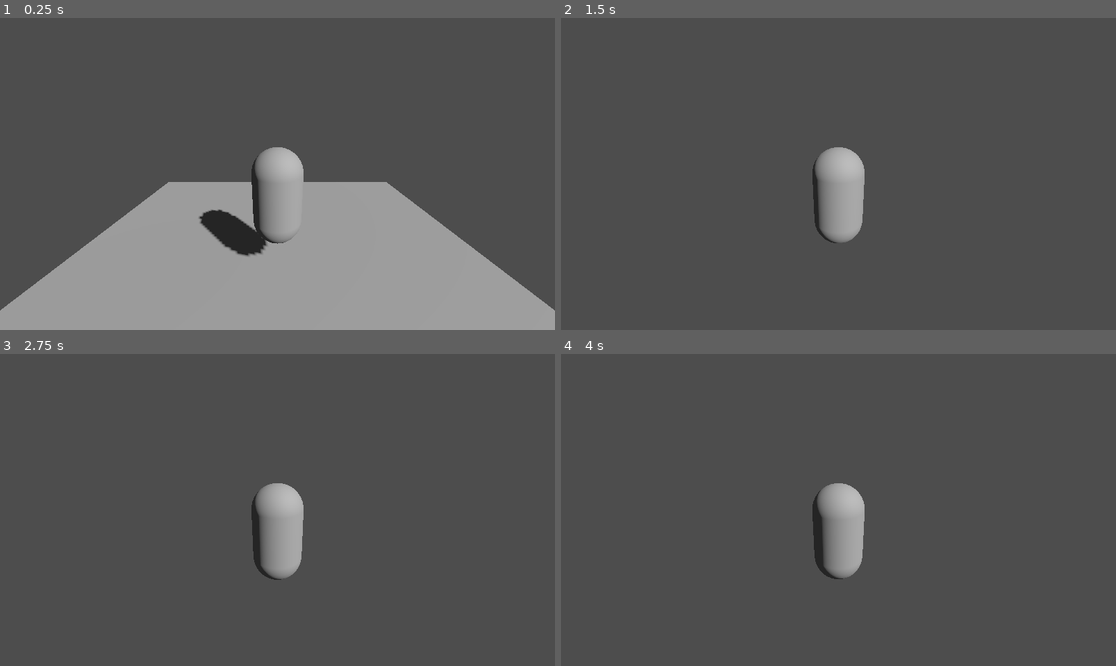
Above: before the commit, frames 1-4 (two rows, left to right).
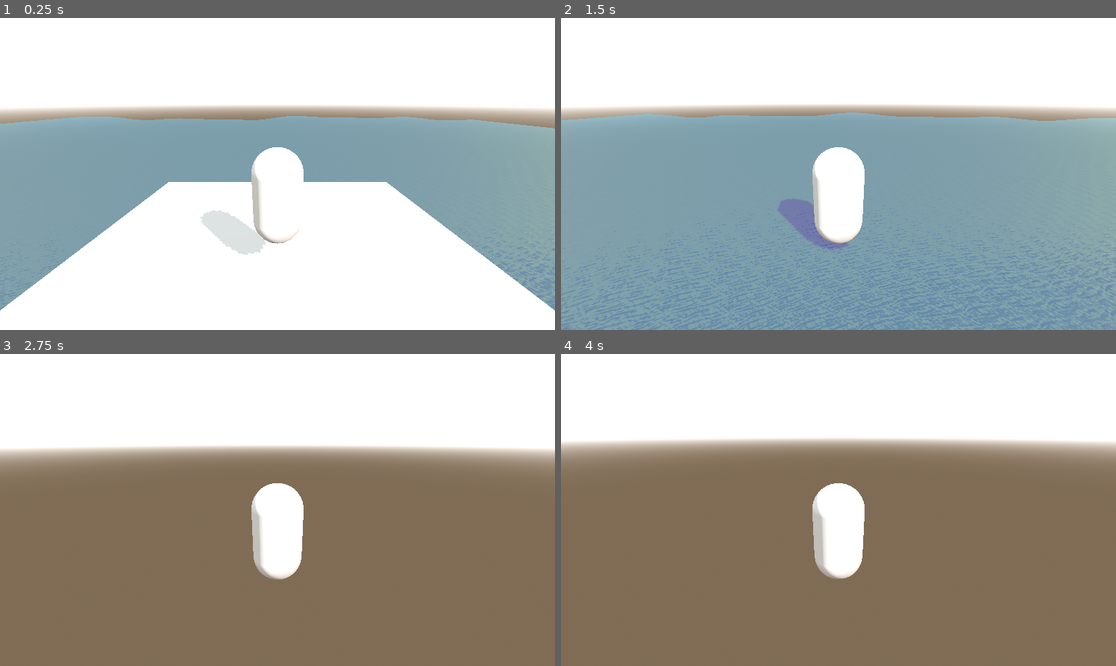
Above: after the commit, the same moments.

Repository: SofiaTilde/wrecked-DH2650-spel-project
Game: Godot game, scene res://node_3d.tscn
Same seed, same stepped clock (60 frames per second), same inputs: the game is played once before the commit and once after it. The project has no main scene, so this scene is started directly.
Inputs (mouse positions are in pixels of both pictures, inside the frame that each line leads up to):
- Up to frame 1 (0.25 s): no input
- Up to frame 2 (1.5 s): move the mouse to (866, 174) at 0.52 s; hold W (move_forward) from 0.53 s (still down); tap Space (jump) at 0.77 s; move the mouse to (810, 174) at 1.27 s
- Up to frame 3 (2.75 s): keep holding W (move_forward); tap Space (jump) at 1.52 s; move the mouse to (288, 503) at 2.02 s
- Up to frame 4 (4 s): keep holding W (move_forward); move the mouse to (832, 516) at 2.77 s; tap Space (jump) at 3.02, 3.77 s; tap Enter at 3.5 s; move the mouse to (877, 513) at 3.52 s

The runs differ from the first frame. In frame 1, 100% of the frame differs, in the area x 0-100%, y 0-100%; in frame 2, 100%; in frame 3, 100%; in frame 4, 100%.

Commit message:
Add water start

Diff:
--- /dev/null
+++ b/wrecked/materials/water.tres
@@ -0,0 +1,17 @@
+[gd_resource type="StandardMaterial3D" load_steps=2 format=3 uid="uid://s5rkjdk0ph1q"]
+
+[ext_resource type="Texture2D" uid="uid://cg1gnyp42g52o" path="res://textures/water2.png" id="1_6gfwt"]
+
+[resource]
+render_priority = 1
+transparency = 1
+depth_draw_mode = 1
+albedo_color = Color(0, 0.721569, 0.87451, 0.345098)
+metallic_specular = 1.0
+roughness = 0.0
+normal_enabled = true
+normal_texture = ExtResource("1_6gfwt")
+refraction_enabled = true
+refraction_texture = ExtResource("1_6gfwt")
+refraction_texture_channel = 4
+uv1_scale = Vector3(100, 100, 100)
--- a/wrecked/node_3d.tscn
+++ b/wrecked/node_3d.tscn
@@ -1,12 +1,7 @@
-[gd_scene load_steps=7 format=3 uid="uid://3f7k8dolqfhh"]
+[gd_scene load_steps=9 format=3 uid="uid://3f7k8dolqfhh"]
 
 [ext_resource type="PackedScene" uid="uid://g4tbrr3sfui2" path="res://player.tscn" id="1_a202f"]
-
-[sub_resource type="Environment" id="Environment_4xowi"]
-
-[sub_resource type="CameraAttributesPractical" id="CameraAttributesPractical_a202f"]
-
-[sub_resource type="Compositor" id="Compositor_noarx"]
+[ext_resource type="PackedScene" uid="uid://bxdelsa5s7rp2" path="res://water.tscn" id="2_noarx"]
 
 [sub_resource type="PlaneMesh" id="PlaneMesh_a0tk4"]
 size = Vector2(10, 10)
@@ -14,16 +9,23 @@
 [sub_resource type="ConcavePolygonShape3D" id="ConcavePolygonShape3D_a202f"]
 data = PackedVector3Array(5, 0, 5, -5, 0, 5, 5, 0, -5, -5, 0, 5, -5, 0, -5, 5, 0, -5)
 
-[node name="Node3D" type="Node3D"]
+[sub_resource type="ProceduralSkyMaterial" id="ProceduralSkyMaterial_noarx"]
+
+[sub_resource type="Sky" id="Sky_noarx"]
+sky_material = SubResource("ProceduralSkyMaterial_noarx")
+
+[sub_resource type="Environment" id="Environment_a0tk4"]
+background_mode = 2
+background_energy_multiplier = 2.5
+sky = SubResource("Sky_noarx")
+
+[sub_resource type="CameraAttributesPractical" id="CameraAttributesPractical_noarx"]
+
+[node name="Level" type="Node3D"]
 
 [node name="DirectionalLight3D" type="DirectionalLight3D" parent="."]
-transform = Transform3D(-0.804976, -0.218085, 0.551772, 0.574559, -0.518481, 0.633293, 0.147971, 0.826811, 0.542667, 8.85041, 10.0383, 4.71876)
+transform = Transform3D(-0.804976, -0.218086, 0.551772, 0.574559, -0.518481, 0.633293, 0.147971, 0.826811, 0.542668, 8.85041, 10.0383, 7.80694)
 shadow_enabled = true
-
-[node name="WorldEnvironment" type="WorldEnvironment" parent="."]
-environment = SubResource("Environment_4xowi")
-camera_attributes = SubResource("CameraAttributesPractical_a202f")
-compositor = SubResource("Compositor_noarx")
 
 [node name="MeshInstance3D" type="MeshInstance3D" parent="."]
 mesh = SubResource("PlaneMesh_a0tk4")
@@ -37,3 +39,10 @@
 transform = Transform3D(1, 0, 0, 0, 1, 0, 0, 0, 1, 0, 2, 0)
 axis_lock_angular_y = true
 linear_damp = 1.0
+
+[node name="WorldEnvironment" type="WorldEnvironment" parent="."]
+environment = SubResource("Environment_a0tk4")
+camera_attributes = SubResource("CameraAttributesPractical_noarx")
+
+[node name="Water" parent="." instance=ExtResource("2_noarx")]
+transform = Transform3D(1, 0, 0, 0, 1, 0, 0, 0, 1, 0, -1, 0)
--- /dev/null
+++ b/wrecked/shaders/water.gdshader
@@ -0,0 +1,36 @@
+shader_type spatial;
+
+uniform sampler2D dudv_map;
+uniform sampler2D normal_map : hint_normal;
+uniform sampler2D refraction_map;
+uniform vec4 albedo_color;
+uniform float alpha : hint_range(0,1) = 1.0;
+
+void vertex() {
+	VERTEX.y += sin(VERTEX.x * 0.1 + VERTEX.y * 0.15 + TIME) * 0.21;
+	VERTEX.y += sin(VERTEX.x * 0.23 + VERTEX.y * 0.32 + TIME) * 0.15;
+	VERTEX.y += sin(VERTEX.x * 0.08 + VERTEX.y * 0.41 + TIME) * 0.13;
+	VERTEX.y += sin(VERTEX.x * 0.24 + VERTEX.y * 0.32 + TIME) * 0.11;
+	VERTEX.y += sin(VERTEX.x * 0.42 + VERTEX.y * 0.2 + TIME) * 0.12;
+}
+
+const float move_factor = 0.005;
+
+void fragment() {
+	ALBEDO = albedo_color.rgb;
+    ALPHA  = alpha * albedo_color.a;
+
+	vec2 distorted_uv = texture(dudv_map, vec2(UV.x + move_factor * TIME, UV.y)).xy * 0.01;
+	distorted_uv = UV + vec2(distorted_uv.x, distorted_uv.y + move_factor * TIME * 0.1);
+
+    vec3 normal_sample = texture(normal_map, distorted_uv * 100.0).rgb;
+    NORMAL = normal_sample * 2.0 - 1.0;
+
+    ROUGHNESS = 0.0;
+    METALLIC = 0.0;
+}
+
+//void light() {
+//	// Called for every pixel for every light affecting the material.
+//	// Uncomment to replace the default light processing function with this one.
+//}
--- /dev/null
+++ b/wrecked/water.tscn
@@ -0,0 +1,27 @@
+[gd_scene load_steps=6 format=3 uid="uid://bxdelsa5s7rp2"]
+
+[ext_resource type="Shader" uid="uid://dvaag64n852it" path="res://shaders/water.gdshader" id="1_qi1wl"]
+[ext_resource type="Texture2D" uid="uid://cpr0jetichmxo" path="res://textures/waterDUDV.png" id="2_dcmoc"]
+[ext_resource type="Texture2D" uid="uid://cqac3oh6jseng" path="res://textures/waterNormals.png" id="3_qmoj4"]
+
+[sub_resource type="ShaderMaterial" id="ShaderMaterial_7wcun"]
+render_priority = 0
+shader = ExtResource("1_qi1wl")
+shader_parameter/dudv_map = ExtResource("2_dcmoc")
+shader_parameter/normal_map = ExtResource("3_qmoj4")
+shader_parameter/refraction_map = ExtResource("3_qmoj4")
+shader_parameter/albedo_color = Vector4(0.1, 0.3, 1, 0.5)
+shader_parameter/alpha = 1.0
+
+[sub_resource type="PlaneMesh" id="PlaneMesh_7wcun"]
+material = SubResource("ShaderMaterial_7wcun")
+size = Vector2(100, 100)
+subdivide_width = 400
+subdivide_depth = 400
+
+[node name="Water" type="Node3D"]
+
+[node name="MeshInstance3D" type="MeshInstance3D" parent="."]
+transparency = 0.5
+cast_shadow = 0
+mesh = SubResource("PlaneMesh_7wcun")
Not shown, added: wrecked/shaders/water.gdshader.uid
Binary file added: wrecked/textures/waterDUDV.png
Not shown, added: wrecked/textures/waterDUDV.png.import
Binary file added: wrecked/textures/waterNormals.png
Not shown, added: wrecked/textures/waterNormals.png.import
